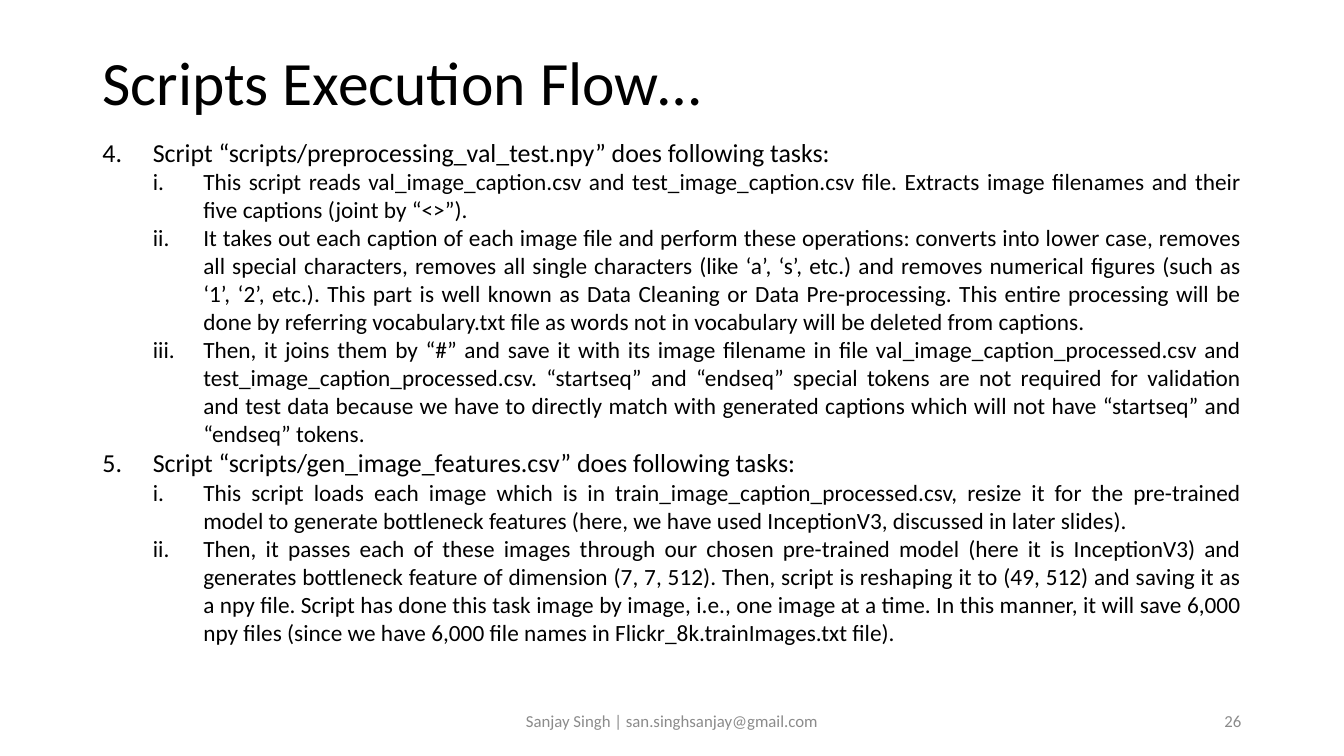
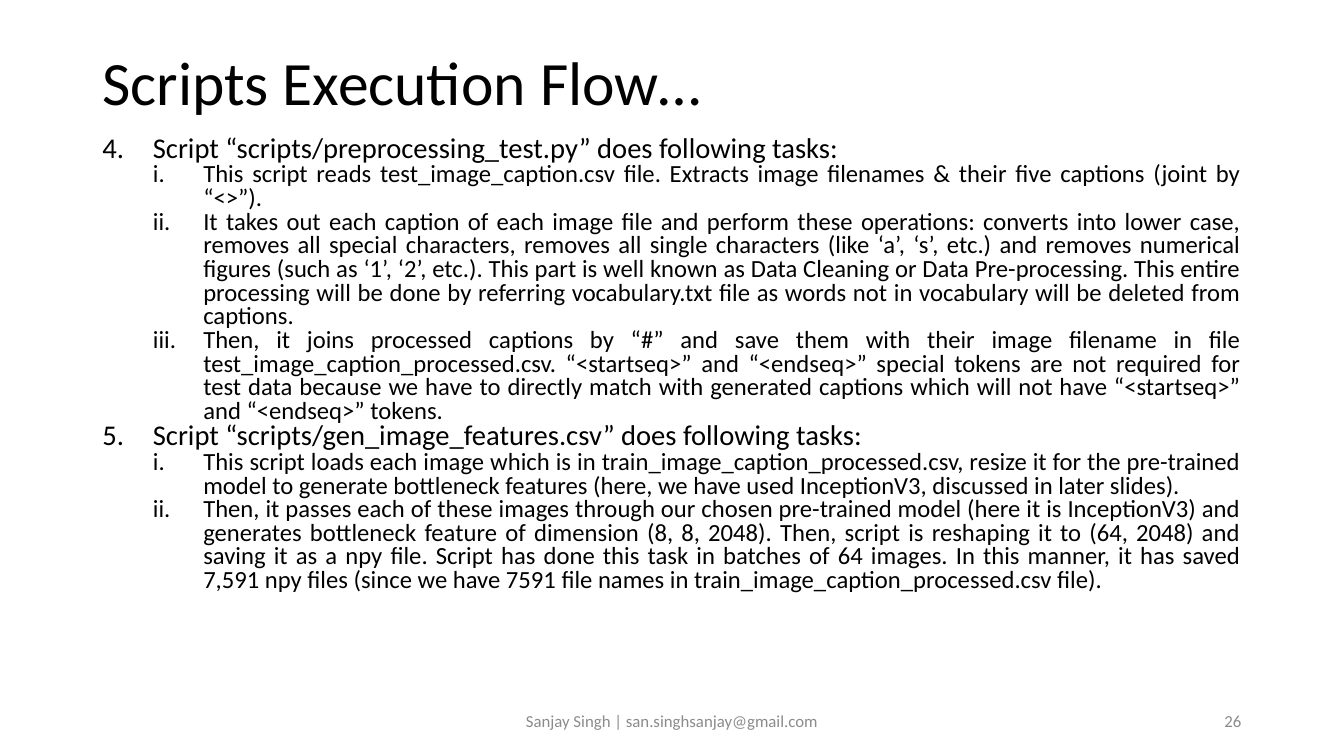
Before and after one commit to sansinghsanjay/Flickr8k_ImageCaptioning_AttentionMechanism, a slide deck: slide 26 of readme.pptx. Drawn at 1344x756 pixels with LibreOffice and Linux fonts; fonts in the diff are those of the drawing. Boxes give left, top, right and bottom in pixels: in the first picture for what was removed or moved away, otherwise in the second. Text is boxed around its words. In the diff, an @@ line names an element or a change of style, - is before the commit and + after.

```diff
--- a/readme.pptx
+++ b/readme.pptx
@@ text at (153, 137, 1240, 187): text changed; size 16.6 to 17.6 pt @@
-4. Script “scripts/preprocessing_val_test.npy” does following tasks:
-  i. This script reads val_image_caption.csv and test_image_caption.csv file. Extracts image filenames and their five captions (joint by “<>”).
+4. Script “scripts/preprocessing_test.py” does following tasks:
+  i. This script reads test_image_caption.csv file. Extracts image filenames & their five captions (joint by “<>”).
@@ text at (153, 213, 1240, 500): size 16.6 to 17.6 pt in "It takes out each caption of each ...", "This script loads each image which is ..."; size 18.5 to 20.4 pt in "Script “scripts/gen_image_features.csv” does following tasks ..."; line spacing 1 to 0.8 @@
@@ text at (203, 331, 1240, 425): text changed; size 16.6 to 17.6 pt @@
-  iii. Then, it joins them by “#” and save it with its image filename in file val_image_caption_processed.csv and test_image_caption_processed.csv. “startseq” and “endseq” special tokens are not required for validation and test data because we have to directly match with generated captions which will not have “startseq” and “endseq” tokens.
+  iii. Then, it joins processed captions by “#” and save them with their image filename in file test_image_caption_processed.csv. “<startseq>” and “<endseq>” special tokens are not required for test data because we have to directly match with generated captions which will not have “<startseq>” and “<endseq>” tokens.
@@ text at (203, 497, 1240, 593): text changed; size 16.6 to 17.6 pt @@
-  ii. Then, it passes each of these images through our chosen pre-trained model (here it is InceptionV3) and generates bottleneck feature of dimension (7, 7, 512). Then, script is reshaping it to (49, 512) and saving it as a npy file. Script has done this task image by image, i.e., one image at a time. In this manner, it will save 6,000 npy files (since we have 6,000 file names in Flickr_8k.trainImages.txt file).
+  ii. Then, it passes each of these images through our chosen pre-trained model (here it is InceptionV3) and generates bottleneck feature of dimension (8, 8, 2048). Then, script is reshaping it to (64, 2048) and saving it as a npy file. Script has done this task in batches of 64 images. In this manner, it has saved 7,591 npy files (since we have 7591 file names in train_image_caption_processed.csv file).
```
Also in this commit, not shown: 8 other slides changed, 7 other files.
